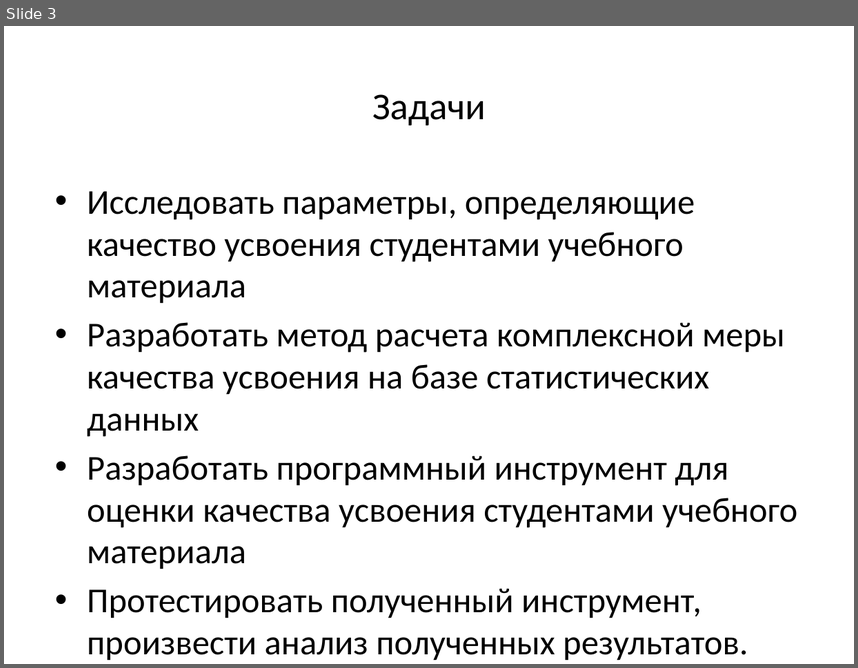
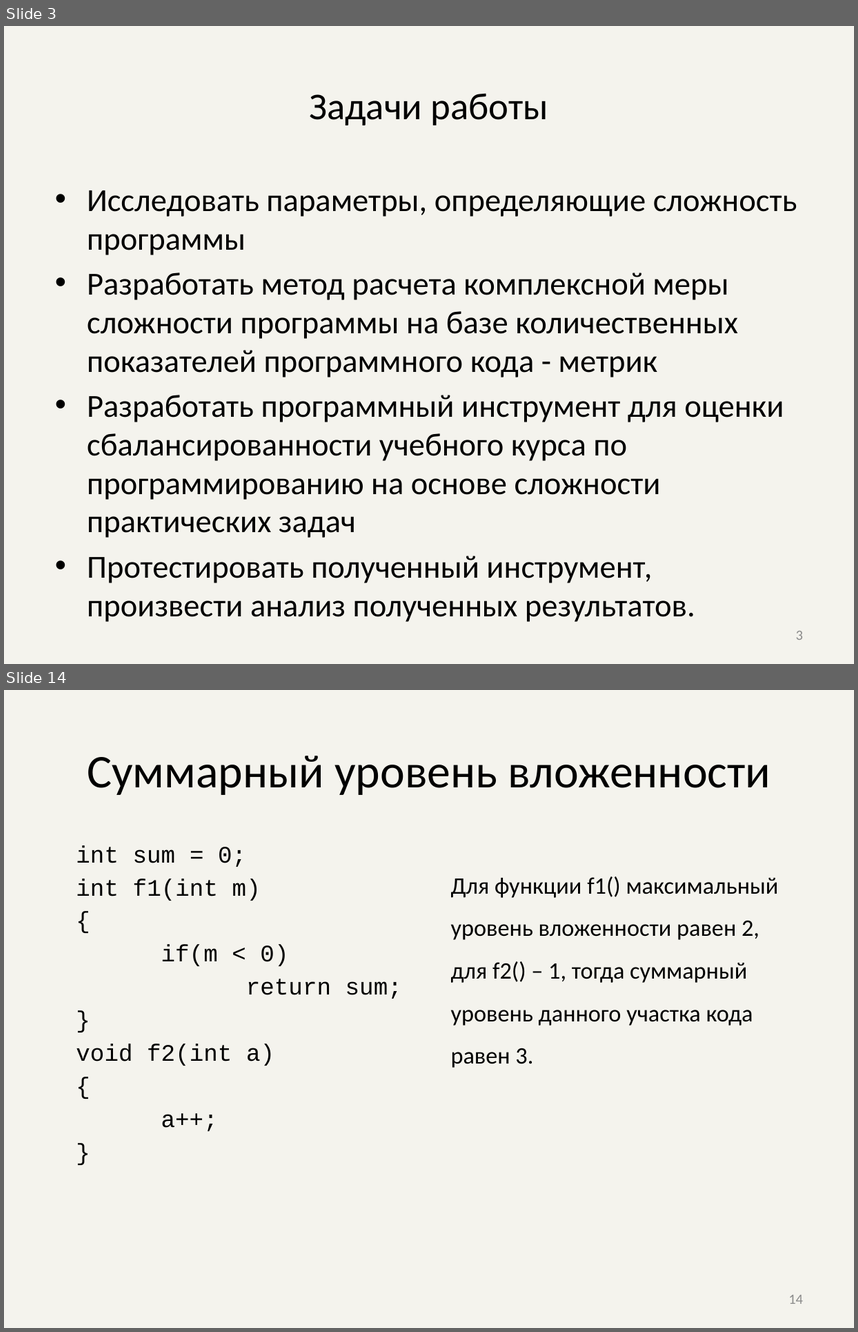
Before and after one commit to AlexDevyatov/Dissertation, a slide deck: Презентация.pptx. Shown one above the other, each under a label of ours: slide 3 before the commit, slides 3 and 14 after it; the slides between them are not shown. The pictures are 858x668 and 858x1332 pixels, drawn with LibreOffice and Linux fonts; fonts in the diff are those of the drawing. Boxes give left, top, right and bottom in pixels: in the first picture for what was removed or moved away, otherwise in the second. Text is boxed around its words. In the diff, an @@ line names an element or a change of style, - is before the commit and + after.

```diff
--- a/Презентация.pptx
+++ b/Презентация.pptx
@@ slide 14 added at bbox=[4, 690, 854, 1328], background #EEECE1 at 60% opacity @@
@@ title added at bbox=[87, 756, 771, 795], 39.6 pt, text #000000 @@
+Суммарный уровень вложенности
@@ text added at bbox=[76, 845, 402, 1131], 20 pt, text #000000 @@
+int sum = 0;
+int f1(int m)
+{
+if(m < 0)
+return sum;
+}
+void f2(int a)
+{
+a++;
+}
@@ text added at bbox=[451, 876, 779, 1067], 20 pt, text #000000 @@
+Для функции f1() максимальный уровень вложенности равен 2, для f2() – 1, тогда суммарный уровень данного участка кода равен 3.
@@ page number added at bbox=[789, 1294, 803, 1303], 12 pt, text #8C8C8C @@
+14
@@ slide 3 changed as well @@
@@ background #FFFFFF to #EEECE1 at 60% opacity @@
@@ title at bbox=[309, 93, 548, 125]: text changed @@
-Задачи
+Задачи работы
@@ text at bbox=[87, 190, 797, 537]: text changed; size 29.6 to 27.2 pt @@
-• Исследовать параметры, определяющие качество усвоения студентами учебного материала
-• Разработать метод расчета комплексной меры качества усвоения на базе статистических данных
-• Разработать программный инструмент для оценки качества усвоения студентами учебного материала
+• Исследовать параметры, определяющие сложность программы
+• Разработать метод расчета комплексной меры сложности программы на базе количественных показателей программного кода - метрик
+• Разработать программный инструмент для оценки сбалансированности учебного курса по программированию на основе сложности практических задач
@@ text at bbox=[87, 555, 652, 583]: size 29.6 to 27.2 pt in "Протестировать полученный инструмент, произвести анализ полу ..." @@
@@ page number added at bbox=[796, 630, 803, 639], 12 pt, text #8C8C8C @@
+3
```
Also in this commit, not shown: 1 other slide changed, 17 other slides added, 7 slides removed, 13 other files.
